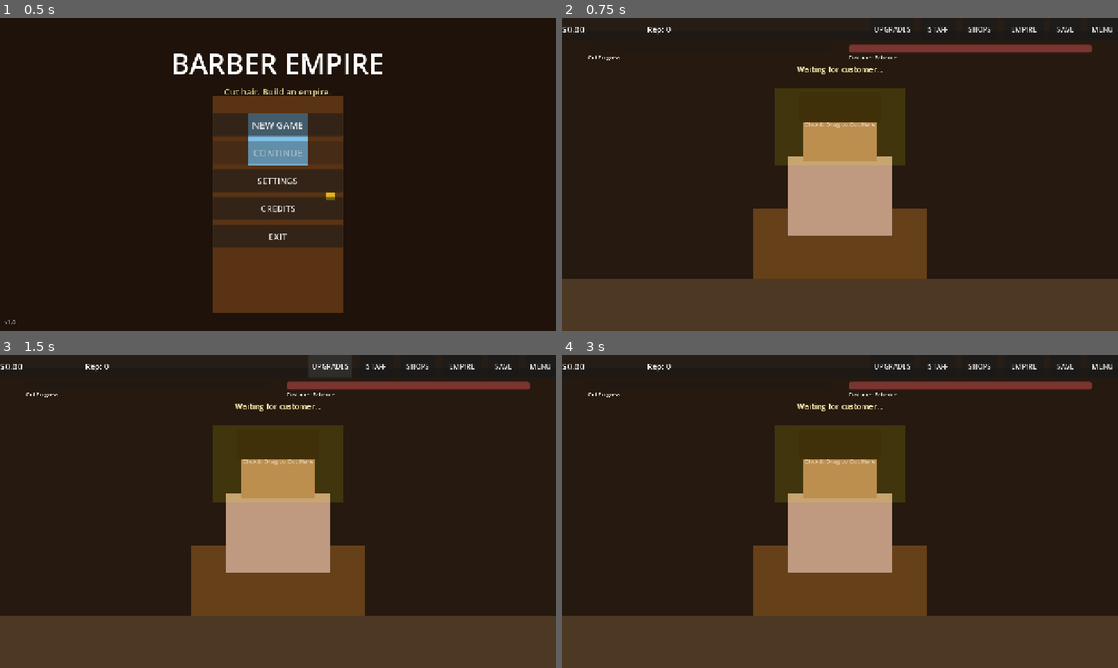
Above: before the commit, frames 1-4 (two rows, left to right).
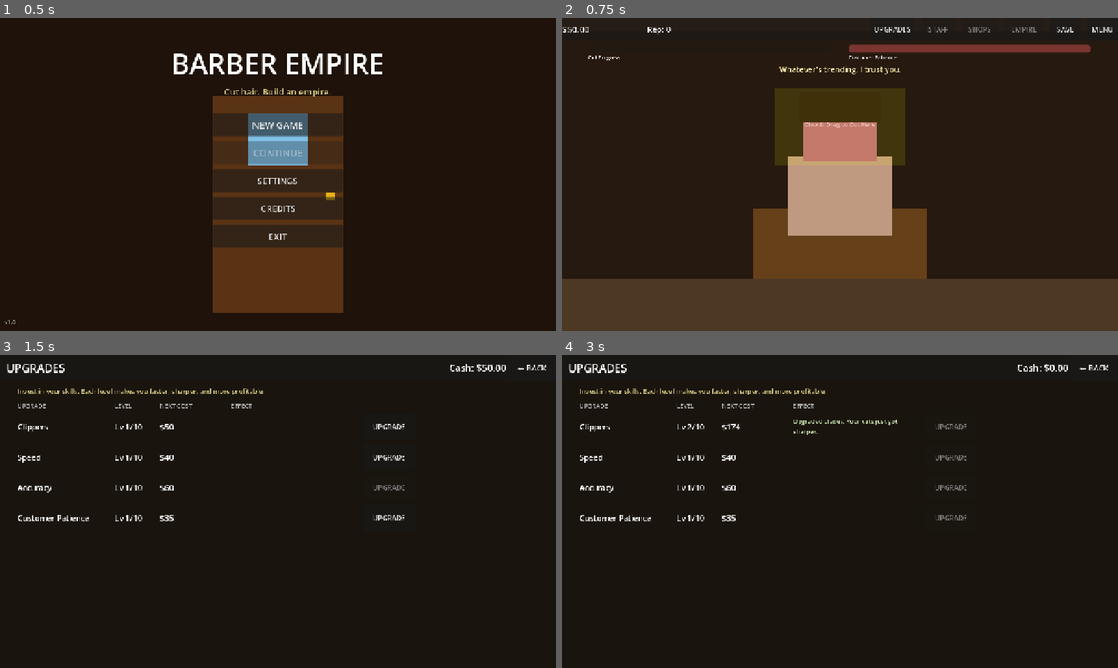
Above: after the commit, the same moments.

Repository: CameronBreitung/Barbershop-empire
Game: Godot game, scene res://scenes/StartScreen.tscn
The game is run twice, just before and just after one commit, with the same random seed, the same clock (stepped at 60 frames per second) and the same inputs.
Inputs (mouse positions are in pixels of both pictures, inside the frame that each line leads up to):
- Up to frame 1 (0.5 s): no input
- Up to frame 2 (0.75 s): click "NEW GAME" at 0.5 s
- Up to frame 3 (1.5 s): click "UPGRADES" at 1.25 s
- Up to frame 4 (3 s): click (940, 367) at 2 s, where only the run before the commit has a clickable "STAFF"; click (951, 426) at 2.75 s, where only the run after the commit has a clickable "UPGRADE"

Frame 1 is identical in both runs. In frame 2, 2.0% of the frame differs, in the area x 1-96%, y 2-46%; in frame 3, 36%; in frame 4, 36%, in the area x 0-100%, y 2-100%.
Error before the commit: Invalid access to property or key 'pressed' on a base object of type 'null instance'. (res://scripts/HomeShop.gd:51)

Commit message:
Fix all node path crashes + update to Godot 4.6
- Fix all @onready paths: HUD buttons/labels are under
  HUD/HBoxContainer/, not HUD/ directly (same pattern in all scenes)
- Fix ScoreBar and PatienceBar paths in HomeShop ($ScoreBar not $HUD/ScoreBar)
- Fix FinalTowerScene: credits_label type Label -> RichTextLabel,
  menu/keep buttons are under VBox/HBox/ not VBox/
- Update project.godot features from 4.2 to 4.6

Co-Authored-By: Claude Sonnet 4.6 <noreply@anthropic.com>

Diff:
--- a/project.godot
+++ b/project.godot
@@ -13,7 +13,7 @@
 config/name="Barber Empire"
 config/description="A pixel-art barbershop tycoon game. Cut hair, earn money, build a nationwide empire."
 run/main_scene="res://scenes/StartScreen.tscn"
-config/features=PackedStringArray("4.2", "Forward Plus")
+config/features=PackedStringArray("4.6", "Forward Plus")
 config/icon="res://icon.svg"
 
 [autoload]
--- a/scripts/EmpireMap.gd
+++ b/scripts/EmpireMap.gd
@@ -3,11 +3,11 @@
 ## Unlocks national expansion button when criteria are met.
 extends Control
 
-@onready var money_label:   Label  = $Header/MoneyLabel
-@onready var rep_label:     Label  = $Header/RepLabel
-@onready var income_label:  Label  = $Header/IncomeLabel
-@onready var back_btn:      Button = $Header/BackBtn
-@onready var national_btn:  Button = $Header/NationalBtn
+@onready var money_label:   Label  = $Header/HBox/MoneyLabel
+@onready var rep_label:     Label  = $Header/HBox/RepLabel
+@onready var income_label:  Label  = $Header/HBox/IncomeLabel
+@onready var back_btn:      Button = $Header/HBox/BackBtn
+@onready var national_btn:  Button = $Header/HBox/NationalBtn
 @onready var map_container: Control = $MapContainer
 @onready var stats_panel:   Panel  = $StatsPanel
 @onready var stats_text:    Label  = $StatsPanel/StatsText
--- a/scripts/FinalTowerScene.gd
+++ b/scripts/FinalTowerScene.gd
@@ -3,12 +3,12 @@
 ## can return to the main menu or keep playing.
 extends Control
 
-@onready var title_label:   Label  = $CenterContainer/VBox/TitleLabel
-@onready var stats_label:   Label  = $CenterContainer/VBox/StatsLabel
-@onready var quote_label:   Label  = $CenterContainer/VBox/QuoteLabel
-@onready var credits_label: Label  = $CenterContainer/VBox/CreditsLabel
-@onready var menu_btn:      Button = $CenterContainer/VBox/MenuBtn
-@onready var keep_btn:      Button = $CenterContainer/VBox/KeepPlayingBtn
+@onready var title_label:   Label         = $CenterContainer/VBox/TitleLabel
+@onready var stats_label:   Label         = $CenterContainer/VBox/StatsLabel
+@onready var quote_label:   Label         = $CenterContainer/VBox/QuoteLabel
+@onready var credits_label: RichTextLabel = $CenterContainer/VBox/CreditsLabel
+@onready var menu_btn:      Button        = $CenterContainer/VBox/HBox/MenuBtn
+@onready var keep_btn:      Button        = $CenterContainer/VBox/HBox/KeepPlayingBtn
 @onready var bg_rect:       ColorRect = $Background
 @onready var city_rect:     ColorRect = $CityRect
 @onready var desk_rect:     ColorRect = $DeskRect
--- a/scripts/HomeShop.gd
+++ b/scripts/HomeShop.gd
@@ -4,24 +4,24 @@
 extends Control
 
 # ── Node refs ────────────────────────────────────────────────────────────────
-@onready var money_label:      Label      = $HUD/MoneyLabel
-@onready var rep_label:        Label      = $HUD/RepLabel
-@onready var income_label:     Label      = $HUD/IncomeLabel
+@onready var money_label:      Label      = $HUD/HBoxContainer/MoneyLabel
+@onready var rep_label:        Label      = $HUD/HBoxContainer/RepLabel
+@onready var income_label:     Label      = $HUD/HBoxContainer/IncomeLabel
 @onready var dialogue_label:   Label      = $DialogueLabel
 @onready var customer_rect:    ColorRect  = $CustomerArea/CustomerHead
-@onready var score_bar:        ProgressBar = $HUD/ScoreBar
-@onready var patience_bar:     ProgressBar = $HUD/PatienceBar
+@onready var score_bar:        ProgressBar = $ScoreBar
+@onready var patience_bar:     ProgressBar = $PatienceBar
 @onready var result_panel:     Panel      = $ResultPanel
 @onready var result_label:     Label      = $ResultPanel/ResultLabel
 @onready var review_label:     Label      = $ResultPanel/ReviewLabel
 @onready var stars_label:      Label      = $ResultPanel/StarsLabel
 @onready var next_customer_btn: Button    = $ResultPanel/NextBtn
-@onready var btn_upgrade:      Button     = $HUD/BtnUpgrade
-@onready var btn_staff:        Button     = $HUD/BtnStaff
-@onready var btn_shop:         Button     = $HUD/BtnShop
-@onready var btn_empire:       Button     = $HUD/BtnEmpire
-@onready var btn_save:         Button     = $HUD/BtnSave
-@onready var btn_menu:         Button     = $HUD/BtnMenu
+@onready var btn_upgrade:      Button     = $HUD/HBoxContainer/BtnUpgrade
+@onready var btn_staff:        Button     = $HUD/HBoxContainer/BtnStaff
+@onready var btn_shop:         Button     = $HUD/HBoxContainer/BtnShop
+@onready var btn_empire:       Button     = $HUD/HBoxContainer/BtnEmpire
+@onready var btn_save:         Button     = $HUD/HBoxContainer/BtnSave
+@onready var btn_menu:         Button     = $HUD/HBoxContainer/BtnMenu
 @onready var clip_zone:        Control    = $CustomerArea/ClipZone
 @onready var progress_fill:    ColorRect  = $CustomerArea/ClipZone/Fill
 @onready var notification_label: Label   = $NotificationLabel
--- a/scripts/NationalExpansion.gd
+++ b/scripts/NationalExpansion.gd
@@ -3,9 +3,9 @@
 ## Buying all five triggers the final tower scene.
 extends Control
 
-@onready var money_label:   Label         = $Header/MoneyLabel
-@onready var rep_label:     Label         = $Header/RepLabel
-@onready var back_btn:      Button        = $Header/BackBtn
+@onready var money_label:   Label         = $Header/HBox/MoneyLabel
+@onready var rep_label:     Label         = $Header/HBox/RepLabel
+@onready var back_btn:      Button        = $Header/HBox/BackBtn
 @onready var chain_list:    VBoxContainer = $ScrollContainer/ChainList
 @onready var info_panel:    Panel         = $InfoPanel
 @onready var info_name:     Label         = $InfoPanel/VBox/NameLabel
@@ -13,7 +13,7 @@
 @onready var info_stats:    Label         = $InfoPanel/VBox/StatsLabel
 @onready var buy_btn:       Button        = $InfoPanel/VBox/BuyBtn
 @onready var status_label:  Label         = $StatusLabel
-@onready var empire_bar:    ProgressBar   = $Header/EmpireBar
+@onready var empire_bar:    ProgressBar   = $Header/HBox/EmpireBar
 
 const HOME_SHOP_SCENE   := "res://scenes/HomeShop.tscn"
 const FINAL_SCENE       := "res://scenes/FinalTowerScene.tscn"
--- a/scripts/ShopMenu.gd
+++ b/scripts/ShopMenu.gd
@@ -2,9 +2,9 @@
 ## Displays local shops available to buy and already-owned shops.
 extends Control
 
-@onready var money_label:   Label         = $Header/MoneyLabel
-@onready var rep_label:     Label         = $Header/RepLabel
-@onready var back_btn:      Button        = $Header/BackBtn
+@onready var money_label:   Label         = $Header/HBox/MoneyLabel
+@onready var rep_label:     Label         = $Header/HBox/RepLabel
+@onready var back_btn:      Button        = $Header/HBox/BackBtn
 @onready var shop_list:     VBoxContainer = $ScrollContainer/ShopList
 @onready var info_panel:    Panel         = $InfoPanel
 @onready var info_name:     Label         = $InfoPanel/VBox/NameLabel
--- a/scripts/StaffMenu.gd
+++ b/scripts/StaffMenu.gd
@@ -2,9 +2,9 @@
 ## Browse randomly generated barber candidates, hire them, and assign them to shops.
 extends Control
 
-@onready var money_label:   Label       = $Header/MoneyLabel
-@onready var back_btn:      Button      = $Header/BackBtn
-@onready var refresh_btn:   Button      = $Header/RefreshBtn
+@onready var money_label:   Label       = $Header/HBox/MoneyLabel
+@onready var back_btn:      Button      = $Header/HBox/BackBtn
+@onready var refresh_btn:   Button      = $Header/HBox/RefreshBtn
 @onready var candidates_list: VBoxContainer = $Split/Left/ScrollContainer/CandidateList
 @onready var hired_list:    VBoxContainer   = $Split/Right/ScrollContainer/HiredList
 @onready var chatter_label: Label           = $ChatterLabel
--- a/scripts/UpgradeMenu.gd
+++ b/scripts/UpgradeMenu.gd
@@ -3,8 +3,8 @@
 ## Each row displays current level, next cost, and a Buy button.
 extends Control
 
-@onready var money_label:   Label  = $Header/MoneyLabel
-@onready var back_btn:      Button = $Header/BackBtn
+@onready var money_label:   Label  = $Header/HBox/MoneyLabel
+@onready var back_btn:      Button = $Header/HBox/BackBtn
 @onready var rows: Dictionary = {}   # populated in _ready
 
 const UPGRADE_KEYS := ["clipper_level", "speed_level", "accuracy_level", "patience_level"]
